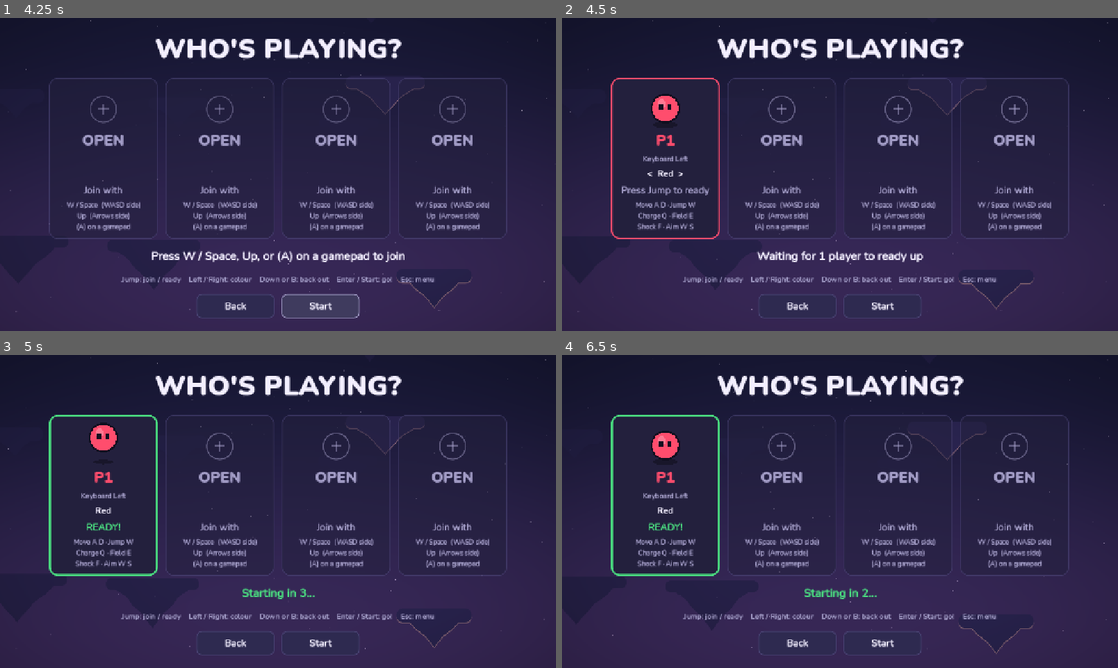
Above: before the commit, frames 1-4 (two rows, left to right).
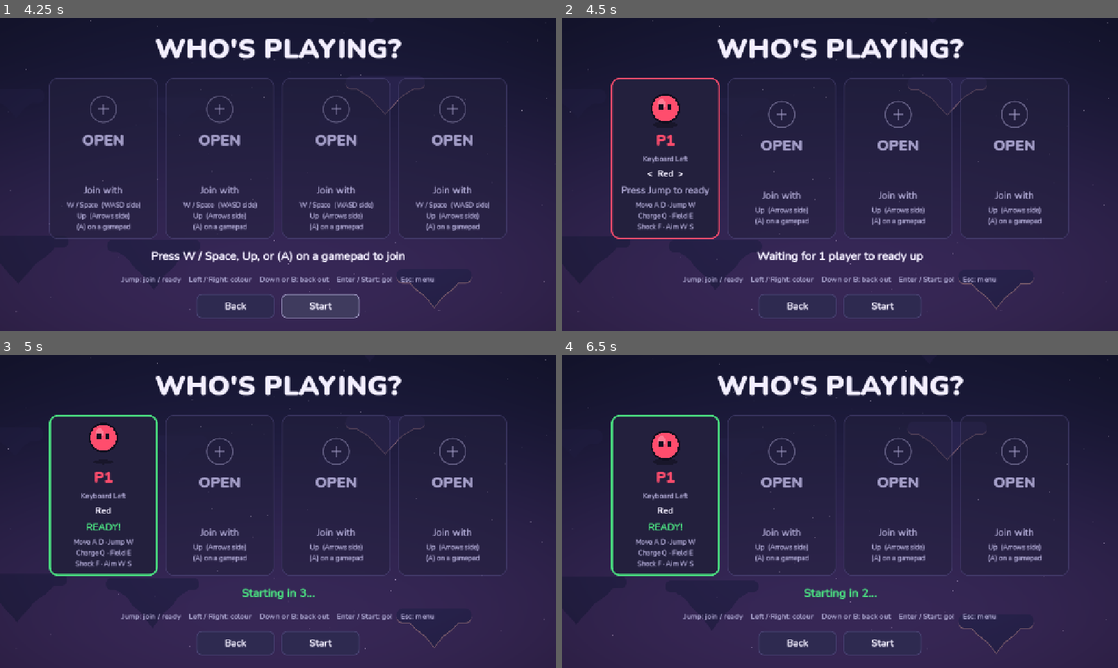
Above: after the commit, the same moments.

Repository: Punff/game-dev
Game: Godot game, scene res://scenes/main_menu.tscn
The game is run twice, just before and just after one commit, with the same random seed, the same clock (stepped at 60 frames per second) and the same inputs.
Inputs (mouse positions are in pixels of both pictures, inside the frame that each line leads up to):
- Up to frame 1 (4.25 s): click "Play" at 0.5 s; click "Back" at 1.25 s; click "Play" at 2 s; click "Start" at 2.75 s; click "Start" at 3.5 s
- Up to frame 2 (4.5 s): tap W at 4.25 s; move the mouse to (962, 158) at 4.27 s; hold Right (ui_right) from 4.28 s (still down); tap Q at 4.35 s; click (962, 158) at 4.42 s
- Up to frame 3 (5 s): keep holding Right (ui_right); tap Space (ui_select) at 4.52 s
- Up to frame 4 (6.5 s): release Right (ui_right) at 5 s; drag from (728, 527) to (812, 574) at 5.02 s; move the mouse to (895, 442) at 5.77 s; hold Right (ui_right) from 5.78 s (still down); tap E at 5.85 s; click (895, 442) at 5.92 s

Frame 1 is identical in both runs. In frame 2, 3.5% of the frame differs, in the area x 32-88%, y 24-68%; in frame 3, 3.5%; in frame 4, 3.5%.

Commit message:
Procedural music, auto-pause on pad disconnect/tab blur, themed web loader, docs, UI fixes
Co-Authored-By: Claude Opus 5.5 <noreply@anthropic.com>

Diff:
--- a/project.godot
+++ b/project.godot
@@ -18,10 +18,6 @@
 boot_splash/bg_color=Color(0.0627451, 0.0588235, 0.121569, 1)
 boot_splash/show_image=false
 config/icon="res://assets/icon.png"
-
-[audio]
-
-buses/default_bus_layout="res://default_bus_layout.tres"
 
 [autoload]
 
@@ -49,38 +45,38 @@
 "events": [Object(InputEventKey,"resource_local_to_scene":false,"resource_name":"","device":-1,"window_id":0,"alt_press …(195 unchanged characters)…
 , Object(InputEventKey,"resource_local_to_scene":false,"resource_name":"","device":-1,"window_id":0,"alt_pressed":false …(186 unchanged characters)…
 , Object(InputEventKey,"resource_local_to_scene":false,"resource_name":"","device":-1,"window_id":0,"alt_pressed":false …(181 unchanged characters)…
-, Object(InputEventJoypadButton,"resource_local_to_scene":false,"resource_name":"","device":-1,"button_index":0,"pressure":0.0,"pressed":true,"script":null)]
+, Object(InputEventJoypadButton,"resource_local_to_scene":false,"resource_name":"","device":-1,"button_index":0,"pressure":0.0,"pressed":true,"script":null)
+]
 }
 ui_cancel={
 "deadzone": 0.5,
 "events": [Object(InputEventKey,"resource_local_to_scene":false,"resource_name":"","device":-1,"window_id":0,"alt_press …(195 unchanged characters)…
-, Object(InputEventJoypadButton,"resource_local_to_scene":false,"resource_name":"","device":-1,"button_index":1,"pressure":0.0,"pressed":true,"script":null)]
+, Object(InputEventJoypadButton,"resource_local_to_scene":false,"resource_name":"","device":-1,"button_index":1,"pressure":0.0,"pressed":true,"script":null)
+]
 }
 pause={
 "deadzone": 0.5,
 "events": [Object(InputEventKey,"resource_local_to_scene":false,"resource_name":"","device":-1,"window_id":0,"alt_press …(195 unchanged characters)…
 , Object(InputEventKey,"resource_local_to_scene":false,"resource_name":"","device":-1,"window_id":0,"alt_pressed":false …(181 unchanged characters)…
-, Object(InputEventJoypadButton,"resource_local_to_scene":false,"resource_name":"","device":-1,"button_index":6,"pressure":0.0,"pressed":true,"script":null)]
+, Object(InputEventJoypadButton,"resource_local_to_scene":false,"resource_name":"","device":-1,"button_index":6,"pressure":0.0,"pressed":true,"script":null)
+]
 }
 ui_tab_prev={
 "deadzone": 0.5,
 "events": [Object(InputEventKey,"resource_local_to_scene":false,"resource_name":"","device":-1,"window_id":0,"alt_press …(190 unchanged characters)…
-, Object(InputEventJoypadButton,"resource_local_to_scene":false,"resource_name":"","device":-1,"button_index":9,"pressure":0.0,"pressed":true,"script":null)]
+, Object(InputEventJoypadButton,"resource_local_to_scene":false,"resource_name":"","device":-1,"button_index":9,"pressure":0.0,"pressed":true,"script":null)
+]
 }
 ui_tab_next={
 "deadzone": 0.5,
 "events": [Object(InputEventKey,"resource_local_to_scene":false,"resource_name":"","device":-1,"window_id":0,"alt_press …(190 unchanged characters)…
 , Object(InputEventKey,"resource_local_to_scene":false,"resource_name":"","device":-1,"window_id":0,"alt_pressed":false …(186 unchanged characters)…
-, Object(InputEventJoypadButton,"resource_local_to_scene":false,"resource_name":"","device":-1,"button_index":10,"pressure":0.0,"pressed":true,"script":null)]
+, Object(InputEventJoypadButton,"resource_local_to_scene":false,"resource_name":"","device":-1,"button_index":10,"pressure":0.0,"pressed":true,"script":null)
+]
 }
-
-[input_devices]
-
-pointing/emulate_touch_from_mouse=false
 
 [physics]
 
-common/physics_ticks_per_second=60
 common/physics_interpolation=true
 
 [rendering]
@@ -89,5 +85,3 @@
 renderer/rendering_method.mobile="gl_compatibility"
 textures/vram_compression/import_etc2_astc=true
 environment/defaults/default_clear_color=Color(0.0627451, 0.0588235, 0.121569, 1)
-2d/snap/snap_2d_transforms_to_pixel=false
-anti_aliasing/quality/msaa_2d=0
--- a/scripts/core/sfx.gd
+++ b/scripts/core/sfx.gd
@@ -11,6 +11,7 @@
 var _next := 0
 var _last_played: Dictionary = {}
 var _rng := RandomNumberGenerator.new()
+var _music_player := AudioStreamPlayer.new()
 
 
 func _ready() -> void:
@@ -21,6 +22,10 @@
 		add_child(p)
 		_players.append(p)
 	_build_bank()
+	_music_player.bus = &"Music"
+	_music_player.volume_db = -6.0
+	add_child(_music_player)
+	_build_music()
 
 
 ## Plays a sound by name. `pitch_jitter` randomises pitch a little so
@@ -137,3 +142,103 @@
 	wav.stereo = false
 	wav.data = data
 	return wav
+
+
+
+# ── Music ────────────────────────────────────
+# A 4-bar chiptune loop (Am - F - C - G) synthesised a few steps per frame
+# so startup never hitches, then looped forever on the Music bus.
+
+const BPM := 112.0
+const MUSIC_RATE := 16000
+const CHORDS := [
+	[110.0, [440.0, 523.25, 659.25]],   # Am
+	[87.31, [349.23, 440.0, 523.25]],   # F
+	[130.81, [523.25, 659.25, 783.99]], # C
+	[98.0, [392.0, 493.88, 587.33]],    # G
+]
+const ARP := [0, 1, 2, 1, 0, 1, 2, 2, 0, 1, 2, 1, 2, 1, 0, 1]
+const BASS_STEPS := [0, 3, 6, 8, 11, 14]
+
+
+func _build_music() -> void:
+	var rate := MUSIC_RATE
+	var step_len := int(rate * 60.0 / BPM / 4.0)
+	var total := step_len * 16 * CHORDS.size()
+	var buf := PackedFloat32Array()
+	buf.resize(total)
+	var step := 0
+	for bar in CHORDS.size():
+		var chord: Array = CHORDS[bar]
+		for i in 16:
+			var at := step * step_len
+			# Arp: thin pulse, an octave up at the end of the phrase
+			var f: float = chord[1][ARP[i]] * (2.0 if i >= 12 and bar == 3 else 1.0)
+			_add_note(buf, at, step_len, f / rate, false, 0.07, 0.9993)
+			if i in BASS_STEPS:
+				_add_note(buf, at, step_len * 2, chord[0] / rate, true, 0.32, 0.99975)
+			if i == 0 or i == 8 or (i == 10 and bar % 2 == 1):
+				_add_kick(buf, at, rate)
+			if i == 4 or i == 12:
+				_add_noise(buf, at, int(step_len * 1.2), 0.22, 0.35)
+			if i % 2 == 1:
+				_add_noise(buf, at, step_len / 3, 0.07, 0.9)
+			step += 1
+			await get_tree().process_frame   # one 16th note per frame: no hitches
+	var data := PackedByteArray()
+	data.resize(total * 2)
+	for i in total:
+		data.encode_s16(i * 2, int(clampf(buf[i], -1.0, 1.0) * 30000.0))
+		if i % 20000 == 19999:
+			await get_tree().process_frame
+	var wav := AudioStreamWAV.new()
+	wav.format = AudioStreamWAV.FORMAT_16_BITS
+	wav.mix_rate = rate
+	wav.data = data
+	wav.loop_mode = AudioStreamWAV.LOOP_FORWARD
+	wav.loop_begin = 0
+	wav.loop_end = total
+	_music_player.stream = wav
+	_music_player.play()
+
+
+## Adds a pulse (25% duty) or triangle note. `inc` is frequency / sample rate,
+## `k` the per-sample exponential decay factor.
+func _add_note(buf: PackedFloat32Array, at: int, length: int, inc: float, tri: bool, vol: float, k: float) -> void:
+	var phase := 0.0
+	var env := vol
+	var attack := 40
+	var n := mini(length, buf.size() - at)
+	for i in n:
+		phase += inc
+		if phase >= 1.0:
+			phase -= 1.0
+		var v: float
+		if tri:
+			v = 1.0 - 4.0 * absf(phase - 0.5)
+		else:
+			v = 1.0 if phase < 0.25 else -1.0
+		var a := env if i > attack else env * i / attack
+		buf[at + i] += v * a
+		env *= k
+
+
+func _add_kick(buf: PackedFloat32Array, at: int, rate: int) -> void:
+	var n := mini(int(rate * 0.16), buf.size() - at)
+	var phase := 0.0
+	for i in n:
+		var t := float(i) / n
+		phase += (150.0 - 105.0 * t) / rate
+		buf[at + i] += sin(phase * TAU) * 0.55 * (1.0 - t)
+
+
+func _add_noise(buf: PackedFloat32Array, at: int, length: int, vol: float, bright: float) -> void:
+	var n := mini(length, buf.size() - at)
+	var y := 0.0
+	var env := vol
+	var k := pow(0.01, 1.0 / maxf(n, 1))
+	for i in n:
+		var x := _rng.randf() * 2.0 - 1.0
+		y += bright * (x - y)
+		buf[at + i] += (x - y * (1.0 - bright)) * env
+		env *= k
--- a/scripts/game/game.gd
+++ b/scripts/game/game.gd
@@ -63,6 +63,7 @@
 	SignalBus.player_died.connect(_on_player_died)
 	SignalBus.chain_reaction_occurred.connect(_on_chain)
 	SignalBus.settings_changed.connect(func(): Fx.reduced = Settings.get_value("reduced_effects"))
+	Input.joy_connection_changed.connect(_on_joy_connection_changed)
 
 	camera.targets = players
 	camera.lava_y = lava.surface_y
@@ -191,6 +192,18 @@
 	SignalBus.screen_shake_requested.emit(4.0 + count)
 
 
+## A controller dropping out mid-match pauses the game so nobody dies to it.
+func _on_joy_connection_changed(device: int, connected: bool) -> void:
+	if not connected and PlayerManager.find_by_device(device) and MatchManager.state != MatchManager.State.ENDED:
+		pause_menu.open("Controller %d disconnected" % (device + 1))
+
+
+## Browsers throttle hidden tabs; pause instead of letting the lava run.
+func _notification(what: int) -> void:
+	if what == NOTIFICATION_APPLICATION_FOCUS_OUT and Settings.is_web() and MatchManager.state == MatchManager.State.PLAYING:
+		pause_menu.open()
+
+
 func _unhandled_input(event: InputEvent) -> void:
 	if event.is_action_pressed("pause") and MatchManager.state != MatchManager.State.ENDED:
 		get_viewport().set_input_as_handled()
--- a/scripts/ui/help_screen.gd
+++ b/scripts/ui/help_screen.gd
@@ -60,7 +60,8 @@
 		block.sync_to_physics = false   # it's a picture, not a physics body
 		block.collision_layer = 0
 		block.process_mode = Node.PROCESS_MODE_ALWAYS
-		block.set_physics_process(false)
+		if block is MovingPlatform:
+			block.travel = 0.0
 		holder.add_child(block)
 		h.add_child(holder)
 		var texts := VBoxContainer.new()
--- a/scripts/ui/lobby_slot.gd
+++ b/scripts/ui/lobby_slot.gd
@@ -38,8 +38,13 @@
 		_colour.text = ""
 		_state.text = "Join with"
 		_state.add_theme_color_override("font_color", Palette.TEXT_DIM)
-		_controls.text = "%s / Space  (WASD side)\n%s  (Arrows side)\n(A) on a gamepad" % [
-			Settings.action_hint("kb_a", "jump"), Settings.action_hint("kb_b", "jump")]
+		var lines: Array[String] = []
+		if PlayerManager.find_by_device(Settings.DEVICE_KB_A) == null:
+			lines.append("%s / Space  (WASD side)" % Settings.action_hint("kb_a", "jump"))
+		if PlayerManager.find_by_device(Settings.DEVICE_KB_B) == null:
+			lines.append("%s  (Arrows side)" % Settings.action_hint("kb_b", "jump"))
+		lines.append("(A) on a gamepad")
+		_controls.text = "\n".join(lines)
 	else:
 		var border := Palette.GOOD if info.is_ready else info.color
 		add_theme_stylebox_override("panel", UiTheme.box(Palette.PANEL, border, 4 if info.is_ready else 3, 18, Vector2(16, 16)))
--- a/scripts/ui/pause_menu.gd
+++ b/scripts/ui/pause_menu.gd
@@ -5,6 +5,7 @@
 
 var _menu := MenuBase.new()
 var _buttons: Array = []
+var _note: Label
 
 
 func _ready() -> void:
@@ -14,6 +15,9 @@
 	add_child(_menu)
 	_menu.build_overlay(0.65)
 	_menu.content.add_child(UiTheme.title("PAUSED", 56))
+	_note = UiTheme.label("", 18, Palette.ACCENT_2)
+	_note.horizontal_alignment = HORIZONTAL_ALIGNMENT_CENTER
+	_menu.content.add_child(_note)
 	var spacer := Control.new()
 	spacer.custom_minimum_size.y = 6
 	_menu.content.add_child(spacer)
@@ -27,7 +31,9 @@
 	MenuBase.link_vertical(_buttons)
 
 
-func open() -> void:
+func open(note := "") -> void:
+	_note.text = note
+	_note.visible = note != ""
 	if visible:
 		return
 	visible = true
--- a/scripts/ui/settings_menu.gd
+++ b/scripts/ui/settings_menu.gd
@@ -14,6 +14,7 @@
 var _scroll: ScrollContainer
 var _hint: Label
 var _back: Button
+var _reset: Button
 var _profile_idx := 0
 
 # Rebinding state
@@ -54,7 +55,10 @@
 	_hint.size_flags_horizontal = Control.SIZE_EXPAND_FILL
 	_hint.autowrap_mode = TextServer.AUTOWRAP_WORD_SMART
 	footer.add_child(_hint)
-	_back = UiTheme.button("Back", 180)
+	_reset = UiTheme.button("Reset Profile", 200)
+	_reset.pressed.connect(func(): Settings.reset_bindings(_profile()))
+	footer.add_child(_reset)
+	_back = UiTheme.button("Back", 160)
 	_back.pressed.connect(_close)
 	footer.add_child(_back)
 	content.add_child(footer)
@@ -71,6 +75,7 @@
 func _set_tab(i: int) -> void:
 	_tab = i
 	_listen = {}
+	_reset.visible = i == 1
 	for k in _tab_buttons.size():
 		_tab_buttons[k].button_pressed = k == i
 	for c in _body.get_children():
@@ -89,6 +94,7 @@
 	var focusables: Array = []
 	focusables.append(_slider_row("Master Volume", "master_volume", 0.0, 1.0))
 	focusables.append(_slider_row("Sound Effects", "sfx_volume", 0.0, 1.0))
+	focusables.append(_slider_row("Music", "music_volume", 0.0, 1.0))
 	focusables.append(_check_row("Fullscreen", "fullscreen", func(_on): Settings.toggle_fullscreen()))
 	if not Settings.is_web():
 		focusables.append(_check_row("VSync", "vsync"))
@@ -211,28 +217,27 @@
 			row.append(b)
 		rows.append(row)
 
-	var reset := UiTheme.button("Reset This Profile", 300)
-	reset.pressed.connect(func(): Settings.reset_bindings(_profile()))
-	var rc := CenterContainer.new()
-	rc.add_child(reset)
-	_body.add_child(rc)
-
+	var reset := _reset
 	# Focus graph: profile -> grid (2 columns) -> reset -> back
 	var first_row: Array = rows[0]
 	var last_row: Array = rows[-1]
 	_profile_button.focus_neighbor_bottom = _profile_button.get_path_to(first_row[0])
-	_profile_button.focus_neighbor_top = _profile_button.get_path_to(_back)
 	for r in rows.size():
 		for c in 2:
 			var b: Button = rows[r][c]
 			b.focus_neighbor_top = b.get_path_to(rows[r - 1][c] if r > 0 else _profile_button)
-			b.focus_neighbor_bottom = b.get_path_to(rows[r + 1][c] if r < rows.size() - 1 else reset)
+			b.focus_neighbor_bottom = b.get_path_to(rows[r + 1][c] if r < rows.size() - 1 else (reset if c == 0 else _back))
 			b.focus_neighbor_left = b.get_path_to(rows[r][1 - c])
 			b.focus_neighbor_right = b.get_path_to(rows[r][1 - c])
 	reset.focus_neighbor_top = reset.get_path_to(last_row[0])
-	reset.focus_neighbor_bottom = reset.get_path_to(_back)
-	_back.focus_neighbor_top = _back.get_path_to(reset)
+	reset.focus_neighbor_bottom = reset.get_path_to(_profile_button)
+	reset.focus_neighbor_right = reset.get_path_to(_back)
+	reset.focus_neighbor_left = reset.get_path_to(_back)
+	_back.focus_neighbor_top = _back.get_path_to(last_row[1])
 	_back.focus_neighbor_bottom = _back.get_path_to(_profile_button)
+	_back.focus_neighbor_left = _back.get_path_to(reset)
+	_back.focus_neighbor_right = _back.get_path_to(reset)
+	_profile_button.focus_neighbor_top = _profile_button.get_path_to(reset)
 	_refresh_bindings()
 	_profile_button.grab_focus.call_deferred()
 
Not shown, changed: export_presets.cfg
Not shown, added: README.md
Not shown, changed: WEB_BUILD.md
Not shown, added: docs/original_design_brief.md
